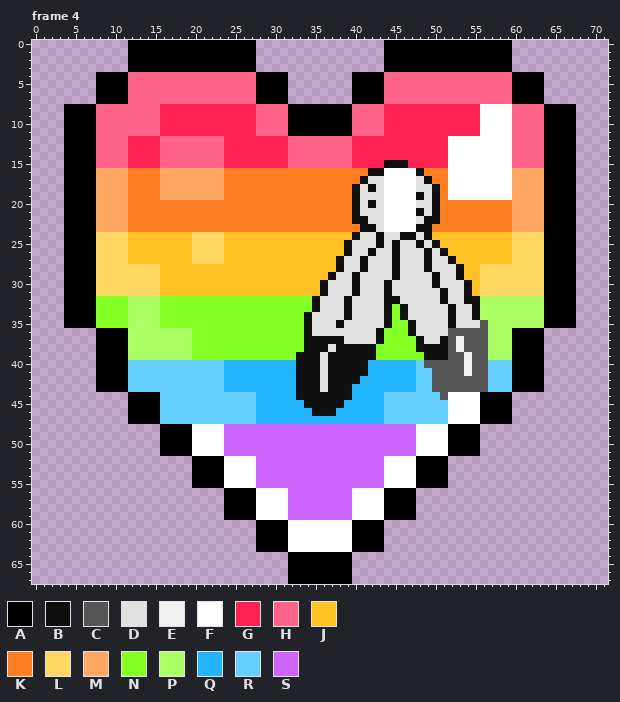
Animated GIF sprite, stored at Queer Hearts/Gender/Two-Spirit 1.gif. Above, as it was before the edit.
The file is 72x68 pixels, 14 frames. Colours within 5 levels of each other are drawn and written as one. Shown: frame 4. The commit also changed other frames, which this record leaves out.
Palette (. is transparent): A #000000  B #0f0f0f  C #555555  D #e1e1e1  E #f0f0f0  F #ffffff  G #ff2354  H #ff6488  J #ffc123  K #ff8023  L #ffd864  M #ffa864  N #83ff23  P #abff64  Q #23b4ff  R #64cfff  S #cc64ff
After:
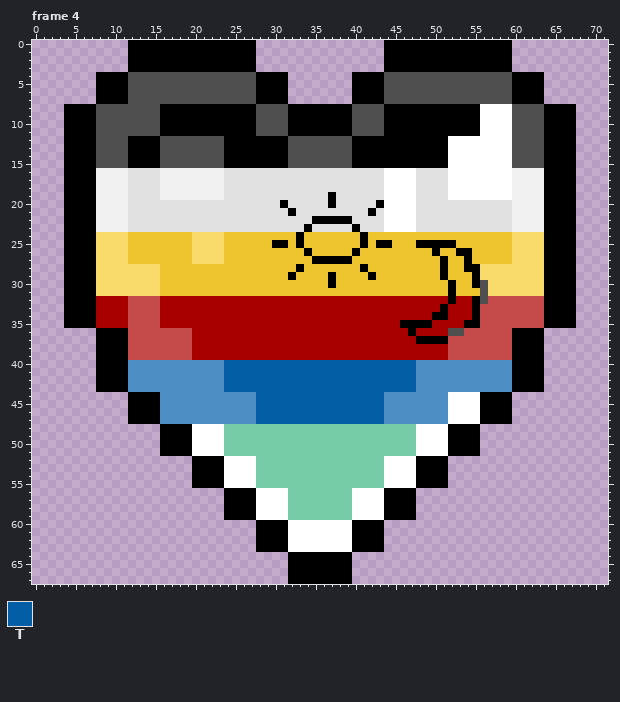
Colours new in this view: T #035ea6
What changed:
colour H: #ff6488 -> #4e4e4e
colour J: #ffc123 -> #eec52e
colour L: #ffd864 -> #f9db6c
colour N: #83ff23 -> #a80000
colour P: #abff64 -> #c54b4b
colour R: #64cfff -> #4d8fc4
colour S: #cc64ff -> #76cca6
Changed rows in their new state; - is a pixel that keeps its letter.
Frame 4:
first column x 8:
 8 --------AAAAAAAAAAAA----------------AAAAAAAAAAAA--------
 9 --------AAAAAAAAAAAA----------------AAAAAAAAAAAA--------
10 --------AAAAAAAAAAAA----------------AAAAAAAAAAAA--------
11 --------AAAAAAAAAAAA----------------AAAAAAAAAAAA--------
12 ----AAAA--------AAAAAAAA--------AAAAAAAAAAAA------------
13 ----AAAA--------AAAAAAAA--------AAAAAAAAAAAA------------
14 ----AAAA--------AAAAAAAA--------AAAAAAAAAAAA------------
15 ----AAAA--------AAAAAAAA--------AAAAAAAAAAAA------------
16 EEEEDDDDEEEEEEEEDDDDDDDDDDDDDDDDDDDD----DDDD--------EEEE
17 EEEEDDDDEEEEEEEEDDDDDDDDDDDDDDDDDD-------DDD--------EEEE
18 EEEEDDDDEEEEEEEEDDDDDDDDDDDDDDDDD-D-------DD--------EEEE
19 EEEEDDDDEEEEEEEEDDDDDDDDDDDDDADDD-------D-DD--------EEEE
20 EEEEDDDDDDDDDDDDDDDDDDDADDDDDADDD-DA------DDDDDDDDDDEEEE
21 EEEEDDDDDDDDDDDDDDDDDDDDADDDDDDDD-A-----D-DDDDDDDDDDEEEE
22 EEEEDDDDDDDDDDDDDDDDDDDDDDDAAAAADD-------DDDDDDDDDDDEEEE
23 EEEEDDDDDDDDDDDDDDDDDDDDDDADDDDDADD-----DDDDDDDDDDDDEEEE
24 -------------------------A------JAJJJJJJJJ--------------
25 ----------------------AA-A-----JJAJAAJJJAAAAA-----------
26 --------------------------A----JAJJJJJJJJJAJ-AA---------
27 ---------------------------AAAAAJJJJJJJJJJJAJ-A---------
28 -------------------------A----JJJAJJJJJJJJJAJJAA--------
29 ------------------------A----AJJJJAJJJJJJJJAJJ-A--------
30 ----------------------------JAJJJJJJJJJJJJJJAJJAH-------
31 ----------------------------JJJJJJJJJJJJJJJJAJJ-H-------
32 ---------------------------NNNNNNNNNNNNNNNNNANNAH-------
33 ---------------------------NNNNNNNNNN-NNNNNANNNA--------
34 --------------------------NNNNNNNNNNN-NNNNAANNNA--------
35 --------------------------NNNNNNNNNNN-AAAANNNNAAP-------
36 --------------------------NNNNNNNNNN---ANNNNHHPPP-------
37 --------------------------NNNNNNNNNN----AAAAPPPPP-------
38 --------------------------NNNNNNNNN-----NNNNPPPPP-------
39 -------------------------NNNNNNNNNN------NNNPPPPP-------
40 ----------------TTTTTTTTTTTTTTTTTTTTTTTT-RRRRRRRR-------
41 ----------------TTTTTTTTTTTTTTTTTTTTTTTT--RRRRRRR-------
42 ----------------TTTTTTTTTTTTTTTTTTTTTTTT--RRRRRRR-------
43 ----------------TTTTTTTTTTTTTTTTTTTTTTTT--RRRRRRR-------
44 --------------------TTTTTTTTTTTTTTTT-------R------------
45 --------------------TTTTTTTTTTTTTTTT--------------------
46 --------------------TTTTTTTTTTTTTTTT--------------------
47 --------------------TTTTTTTTTTTTTTTT--------------------
Where, in picture pixels (left, top, right, bottom), the same in both pictures:
changed: (96, 72, 544, 520)
